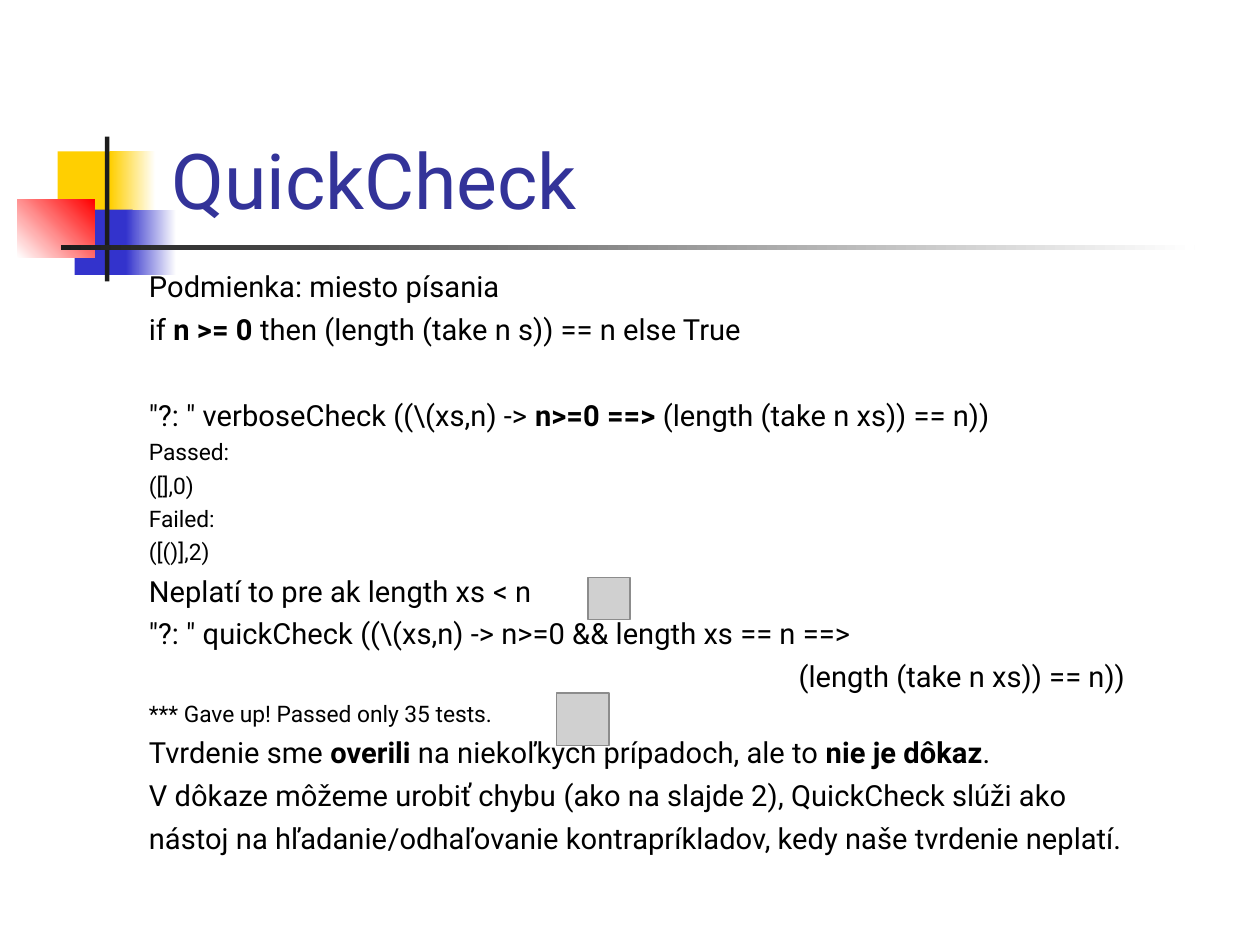
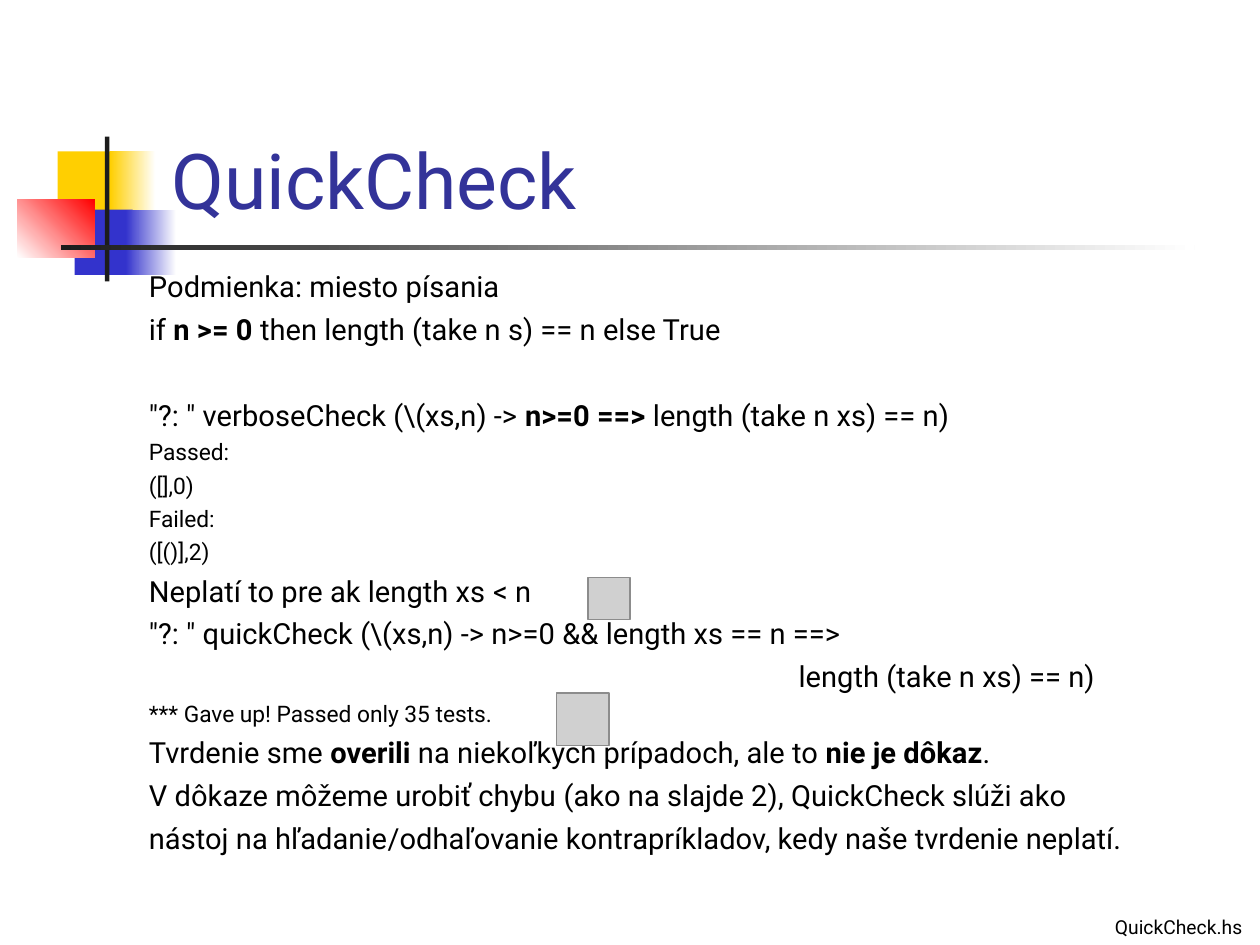
Before and after one commit to Funkcionalne/Prednasky, a slide deck: slide 5 of 02/02_fpro.ppt. Drawn at 1260x945 pixels with LibreOffice and Linux fonts; fonts in the diff are those of the drawing; grey boxes stand for pictures. Boxes give left, top, right and bottom in pixels: in the first picture for what was removed or moved away, otherwise in the second. Text is boxed around its words. In the diff, an @@ line names an element or a change of style, - is before the commit and + after.

```diff
--- a/02/02_fpro.ppt
+++ b/02/02_fpro.ppt
@@ text at [149, 317, 949, 433]: text changed @@
-if n >= 0 then (length (take n s)) == n else True
-"?: " verboseCheck ((\(xs,n) -> n>=0 ==> (length (take n xs)) == n))
+if n >= 0 then length (take n s) == n else True
+"?: " verboseCheck (\(xs,n) -> n>=0 ==> length (take n xs) == n)
@@ text at [203, 618, 1094, 694]: text changed @@
-"?: " quickCheck ((\(xs,n) -> n>=0 && length xs == n ==>
-(length (take n xs)) == n))
+"?: " quickCheck (\(xs,n) -> n>=0 && length xs == n ==>
+length (take n xs) == n)
@@ text added at [1115, 919, 1242, 936], 11 pt, text #000000 @@
+QuickCheck.hs
```
Also in this commit, not shown: 9 other slides changed, 1 slide added, 2 other files.
